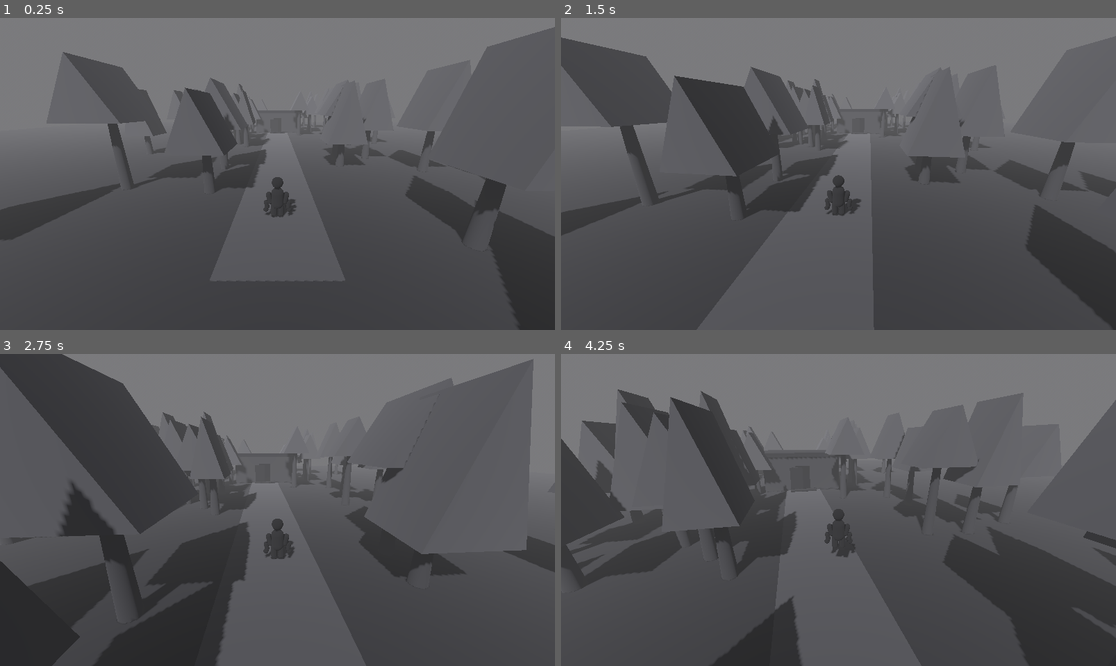
Above: before the commit, frames 1-4 (two rows, left to right).
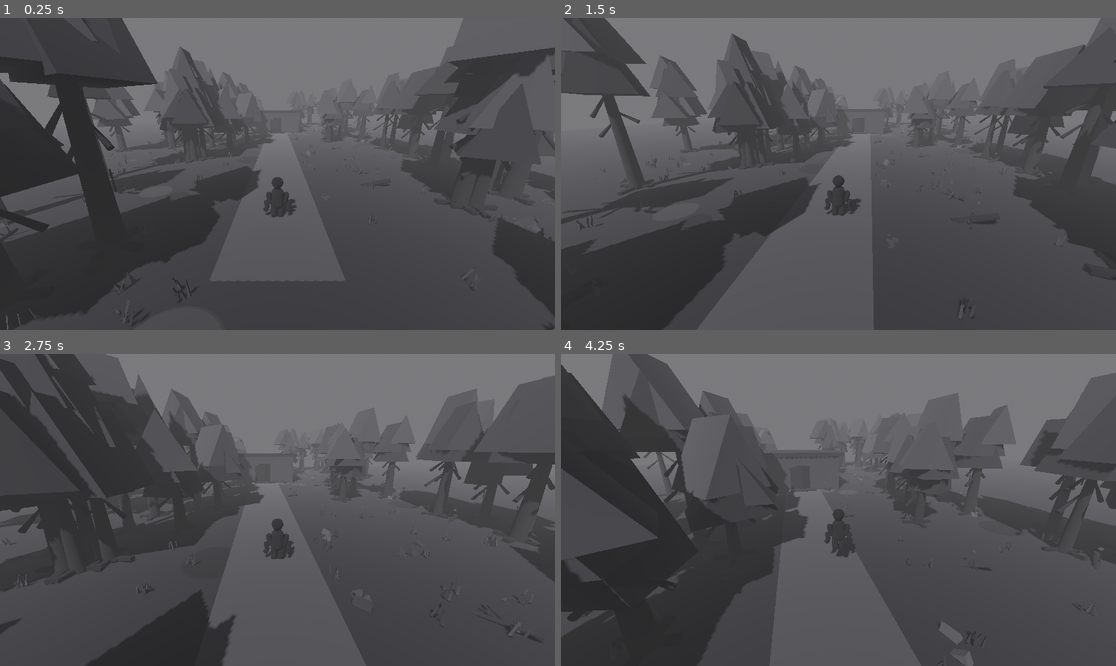
Above: after the commit, the same moments.

Repository: leto98/Monochrome
Game: Godot game, scene res://scenes/main.tscn
Two runs of this game, one before a commit and one after it. Both use one fixed random seed, a clock stepped at 60 frames per second and the inputs below.
Inputs (mouse positions are in pixels of both pictures, inside the frame that each line leads up to):
- Up to frame 1 (0.25 s): no input
- Up to frame 2 (1.5 s): tap Enter at 0.5, 1.35 s; move the mouse to (866, 174) at 0.52 s; hold W from 0.53 s (still down); tap E at 0.6 s; tap Space at 0.77 s; move the mouse to (810, 174) at 1.27 s
- Up to frame 3 (2.75 s): keep holding W; tap Space at 1.52 s; move the mouse to (288, 503) at 2.02 s; hold Shift from 2.03 s (still down)
- Up to frame 4 (4.25 s): keep holding W; move the mouse to (832, 516) at 2.77 s; release Shift at 2.78 s; tap E at 2.85 s; tap Space at 3.02, 3.77 s; move the mouse to (877, 513) at 3.52 s; tap Enter at 3.6 s

The runs differ from the first frame. In frame 1, 33% of the frame differs, in the area x 0-100%, y 0-100%; in frame 2, 28%; in frame 3, 26%; in frame 4, 35%.

Commit message:
Enrich forest with low-poly foliage, grass, roots and debris

Diff:
--- a/scripts/main.gd
+++ b/scripts/main.gd
@@ -1,6 +1,8 @@
 extends Node3D
 
-const TREE_COUNT := 54
+const TREE_COUNT := 76
+const GRASS_CLUMPS := 220
+const DEBRIS_COUNT := 95
 const HOUSE_POSITION := Vector3(0.0, 0.0, -25.0)
 const DOOR_POSITION := Vector3(0.0, 1.0, -21.5)
 const INTERACTION_DISTANCE := 2.6
@@ -15,6 +17,8 @@
 	_create_environment()
 	_create_ground_and_path()
 	_create_forest()
+	_create_ground_details()
+	_create_debris()
 	_create_house()
 	_create_player()
 	_create_ui()
@@ -108,34 +112,220 @@
 	add_child(path)
 
 func _create_forest() -> void:
-	var trunk_material := _mat(Color(0.20, 0.20, 0.21))
-	var leaf_material := _mat(Color(0.31, 0.31, 0.32))
+	var trunk_material := _mat(Color(0.105, 0.105, 0.112))
+	var trunk_light := _mat(Color(0.145, 0.145, 0.152))
+	var bark_shadow := _mat(Color(0.075, 0.075, 0.082))
+	var leaf_material := _mat(Color(0.205, 0.205, 0.215))
+	var leaf_light := _mat(Color(0.265, 0.265, 0.275))
+	var leaf_dark := _mat(Color(0.155, 0.155, 0.165))
 	var rng := RandomNumberGenerator.new()
 	rng.seed = 24019
 	for i in range(TREE_COUNT):
 		var side := -1.0 if i % 2 == 0 else 1.0
 		var tree := Node3D.new()
 		tree.name = "Tree_%02d" % i
-		var x := side * rng.randf_range(3.0, 13.0)
-		var z := rng.randf_range(-38.0, 13.0)
+		var x := side * rng.randf_range(3.4, 15.0)
+		var z := rng.randf_range(-43.0, 16.0)
 		tree.position = Vector3(x, 0, z)
+		tree.rotation.y = rng.randf_range(-0.35, 0.35)
+		var height := rng.randf_range(3.0, 5.8)
+		var width := rng.randf_range(0.22, 0.38)
+
+		# Tapered trunk, dark bark scars and spreading roots break up the silhouette.
 		var trunk := MeshInstance3D.new()
 		var trunk_mesh := CylinderMesh.new()
-		trunk_mesh.top_radius = 0.16
-		trunk_mesh.bottom_radius = 0.28
-		trunk_mesh.height = rng.randf_range(2.5, 4.2)
+		trunk_mesh.top_radius = width * 0.45
+		trunk_mesh.bottom_radius = width
+		trunk_mesh.height = height
 		trunk.mesh = trunk_mesh
-		trunk.position.y = trunk_mesh.height / 2.0
+		trunk.position.y = height * 0.5
 		trunk.material_override = trunk_material
 		tree.add_child(trunk)
-		var crown := MeshInstance3D.new()
-		var crown_mesh := PrismMesh.new()
-		crown_mesh.size = Vector3(rng.randf_range(1.8, 3.0), rng.randf_range(2.2, 3.8), rng.randf_range(1.8, 3.0))
-		crown.mesh = crown_mesh
-		crown.position.y = trunk_mesh.height + crown_mesh.size.y * 0.28
-		crown.material_override = leaf_material
-		tree.add_child(crown)
+
+		for root_index in range(4):
+			var angle := float(root_index) * TAU / 4.0 + rng.randf_range(-0.25, 0.25)
+			var root := MeshInstance3D.new()
+			var root_mesh := BoxMesh.new()
+			root_mesh.size = Vector3(width * 0.72, 0.13, rng.randf_range(0.75, 1.25))
+			root.mesh = root_mesh
+			root.position = Vector3(sin(angle) * 0.32, 0.08, cos(angle) * 0.32)
+			root.rotation.y = angle
+			root.rotation.x = rng.randf_range(-0.08, 0.08)
+			root.material_override = bark_shadow
+			tree.add_child(root)
+
+		for scar_index in range(3):
+			var scar := MeshInstance3D.new()
+			var scar_mesh := BoxMesh.new()
+			scar_mesh.size = Vector3(0.035, rng.randf_range(0.35, 0.8), 0.025)
+			scar.mesh = scar_mesh
+			scar.position = Vector3(rng.randf_range(-width * 0.55, width * 0.55), rng.randf_range(0.55, height - 0.25), -width * 0.92)
+			scar.rotation.z = rng.randf_range(-0.12, 0.12)
+			scar.material_override = trunk_light if scar_index == 0 else bark_shadow
+			tree.add_child(scar)
+
+		# Crooked low-poly limbs peek through the broken, layered canopy.
+		for branch_index in range(3):
+			var branch := MeshInstance3D.new()
+			var branch_mesh := CylinderMesh.new()
+			branch_mesh.top_radius = 0.025
+			branch_mesh.bottom_radius = 0.085
+			branch_mesh.height = rng.randf_range(1.0, 1.65)
+			branch.mesh = branch_mesh
+			var branch_side := -1.0 if branch_index % 2 == 0 else 1.0
+			branch.position = Vector3(branch_side * 0.42, height * (0.52 + branch_index * 0.09), 0)
+			branch.rotation.z = branch_side * deg_to_rad(rng.randf_range(38.0, 58.0))
+			branch.rotation.x = rng.randf_range(-0.35, 0.35)
+			branch.material_override = trunk_material
+			tree.add_child(branch)
+
+		for crown_index in range(3):
+			var crown := MeshInstance3D.new()
+			var crown_mesh := PrismMesh.new()
+			var crown_width := rng.randf_range(1.7, 2.8)
+			crown_mesh.size = Vector3(crown_width, rng.randf_range(1.8, 2.8), crown_width * rng.randf_range(0.7, 1.1))
+			crown.mesh = crown_mesh
+			crown.position = Vector3(rng.randf_range(-0.55, 0.55), height + crown_index * 0.55, rng.randf_range(-0.45, 0.45))
+			crown.rotation.y = rng.randf_range(-0.7, 0.7)
+			crown.material_override = [leaf_dark, leaf_material, leaf_light][crown_index]
+			tree.add_child(crown)
 		add_child(tree)
+
+func _create_ground_details() -> void:
+	var rng := RandomNumberGenerator.new()
+	rng.seed = 72144
+	var grass_materials := [
+		_mat(Color(0.20, 0.20, 0.205)),
+		_mat(Color(0.245, 0.245, 0.25)),
+		_mat(Color(0.16, 0.16, 0.17))
+	]
+	var moss_material := _mat(Color(0.235, 0.235, 0.24))
+	var soil_material := _mat(Color(0.115, 0.115, 0.12))
+
+	# Irregular patches darken the earth around the path and tree roots.
+	for i in range(48):
+		var patch := MeshInstance3D.new()
+		var patch_mesh := CylinderMesh.new()
+		patch_mesh.top_radius = rng.randf_range(0.35, 1.1)
+		patch_mesh.bottom_radius = patch_mesh.top_radius * rng.randf_range(0.8, 1.15)
+		patch_mesh.height = 0.025
+		patch.mesh = patch_mesh
+		var px := rng.randf_range(-15.0, 15.0)
+		var pz := rng.randf_range(-43.0, 17.0)
+		patch.position = Vector3(px, 0.012, pz)
+		patch.rotation.y = rng.randf_range(0.0, TAU)
+		patch.material_override = soil_material if i % 3 != 0 else moss_material
+		add_child(patch)
+
+	# Small angular blades in uneven clumps, kept away from the centre of the path.
+	for i in range(GRASS_CLUMPS):
+		var x := rng.randf_range(-15.0, 15.0)
+		var z := rng.randf_range(-44.0, 18.0)
+		if absf(x) < 1.9:
+			x = signf(x) * rng.randf_range(2.0, 4.2)
+		var clump := Node3D.new()
+		clump.name = "Grass_%03d" % i
+		clump.position = Vector3(x, 0.025, z)
+		clump.rotation.y = rng.randf_range(0.0, TAU)
+		var blade_count := rng.randi_range(3, 6)
+		for blade_index in range(blade_count):
+			var blade := MeshInstance3D.new()
+			var blade_mesh := PrismMesh.new()
+			blade_mesh.size = Vector3(rng.randf_range(0.045, 0.09), rng.randf_range(0.18, 0.42), 0.045)
+			blade.mesh = blade_mesh
+			blade.position = Vector3(rng.randf_range(-0.17, 0.17), blade_mesh.size.y * 0.5, rng.randf_range(-0.15, 0.15))
+			blade.rotation.z = rng.randf_range(-0.35, 0.35)
+			blade.rotation.x = rng.randf_range(-0.3, 0.3)
+			blade.material_override = grass_materials[rng.randi_range(0, grass_materials.size() - 1)]
+			clump.add_child(blade)
+		add_child(clump)
+
+func _create_debris() -> void:
+	var rng := RandomNumberGenerator.new()
+	rng.seed = 88531
+	var stone_materials := [
+		_mat(Color(0.25, 0.25, 0.26)),
+		_mat(Color(0.31, 0.31, 0.32)),
+		_mat(Color(0.19, 0.19, 0.20))
+	]
+	var wood_materials := [
+		_mat(Color(0.105, 0.105, 0.11)),
+		_mat(Color(0.16, 0.16, 0.165)),
+		_mat(Color(0.125, 0.125, 0.13))
+	]
+	var twig_material := _mat(Color(0.12, 0.12, 0.125))
+	var leaf_material := _mat(Color(0.22, 0.22, 0.225))
+
+	for i in range(DEBRIS_COUNT):
+		var debris := Node3D.new()
+		debris.name = "ForestDebris_%03d" % i
+		var x := rng.randf_range(-14.0, 14.0)
+		var z := rng.randf_range(-44.0, 18.0)
+		if absf(x) < 1.75:
+			x = signf(x) * rng.randf_range(2.0, 3.6)
+		debris.position = Vector3(x, 0.0, z)
+		debris.rotation.y = rng.randf_range(0.0, TAU)
+		var kind := rng.randi_range(0, 4)
+
+		if kind <= 1:
+			# Weathered fallen limbs and broken logs, with a lighter snapped end.
+			var log := MeshInstance3D.new()
+			var log_mesh := CylinderMesh.new()
+			log_mesh.top_radius = rng.randf_range(0.055, 0.12)
+			log_mesh.bottom_radius = log_mesh.top_radius * rng.randf_range(0.8, 1.25)
+			log_mesh.height = rng.randf_range(0.8, 1.9)
+			log.mesh = log_mesh
+			log.position = Vector3(0, log_mesh.top_radius, 0)
+			log.rotation.z = deg_to_rad(rng.randf_range(72.0, 105.0))
+			log.rotation.x = rng.randf_range(-0.15, 0.15)
+			log.material_override = wood_materials[rng.randi_range(0, wood_materials.size() - 1)]
+			debris.add_child(log)
+			var broken_end := MeshInstance3D.new()
+			var end_mesh := CylinderMesh.new()
+			end_mesh.top_radius = 0.025
+			end_mesh.bottom_radius = 0.07
+			end_mesh.height = 0.06
+			broken_end.mesh = end_mesh
+			broken_end.position = Vector3(0, log_mesh.top_radius + log_mesh.height * 0.42, 0)
+			broken_end.rotation.z = log.rotation.z
+			broken_end.material_override = stone_materials[1]
+			debris.add_child(broken_end)
+			for twig_index in range(2):
+				var twig := MeshInstance3D.new()
+				var twig_mesh := CylinderMesh.new()
+				twig_mesh.top_radius = 0.012
+				twig_mesh.bottom_radius = 0.035
+				twig_mesh.height = rng.randf_range(0.35, 0.65)
+				twig.mesh = twig_mesh
+				twig.position = Vector3(rng.randf_range(-0.18, 0.18), 0.12, rng.randf_range(-0.15, 0.15))
+				twig.rotation.z = rng.randf_range(-1.0, 1.0)
+				twig.material_override = twig_material
+				debris.add_child(twig)
+		elif kind <= 3:
+			# Uneven low-poly stones in small scattered groups.
+			var stone_count := rng.randi_range(1, 3)
+			for stone_index in range(stone_count):
+				var stone := MeshInstance3D.new()
+				var stone_mesh := PrismMesh.new()
+				stone_mesh.size = Vector3(rng.randf_range(0.18, 0.55), rng.randf_range(0.12, 0.34), rng.randf_range(0.18, 0.48))
+				stone.mesh = stone_mesh
+				stone.position = Vector3(rng.randf_range(-0.35, 0.35), stone_mesh.size.y * 0.35, rng.randf_range(-0.3, 0.3))
+				stone.rotation = Vector3(rng.randf_range(-0.15, 0.15), rng.randf_range(0.0, TAU), rng.randf_range(-0.18, 0.18))
+				stone.material_override = stone_materials[rng.randi_range(0, stone_materials.size() - 1)]
+				debris.add_child(stone)
+		else:
+			# Fallen leaves and snapped twig fragments form small litter clusters.
+			for leaf_index in range(rng.randi_range(4, 8)):
+				var leaf := MeshInstance3D.new()
+				var leaf_mesh := PrismMesh.new()
+				leaf_mesh.size = Vector3(rng.randf_range(0.08, 0.17), 0.025, rng.randf_range(0.12, 0.23))
+				leaf.mesh = leaf_mesh
+				leaf.position = Vector3(rng.randf_range(-0.35, 0.35), 0.018, rng.randf_range(-0.35, 0.35))
+				leaf.rotation.y = rng.randf_range(0.0, TAU)
+				leaf.rotation.x = rng.randf_range(-0.08, 0.08)
+				leaf.material_override = leaf_material
+				debris.add_child(leaf)
+		add_child(debris)
 
 func _create_house() -> void:
 	var house := Node3D.new()
